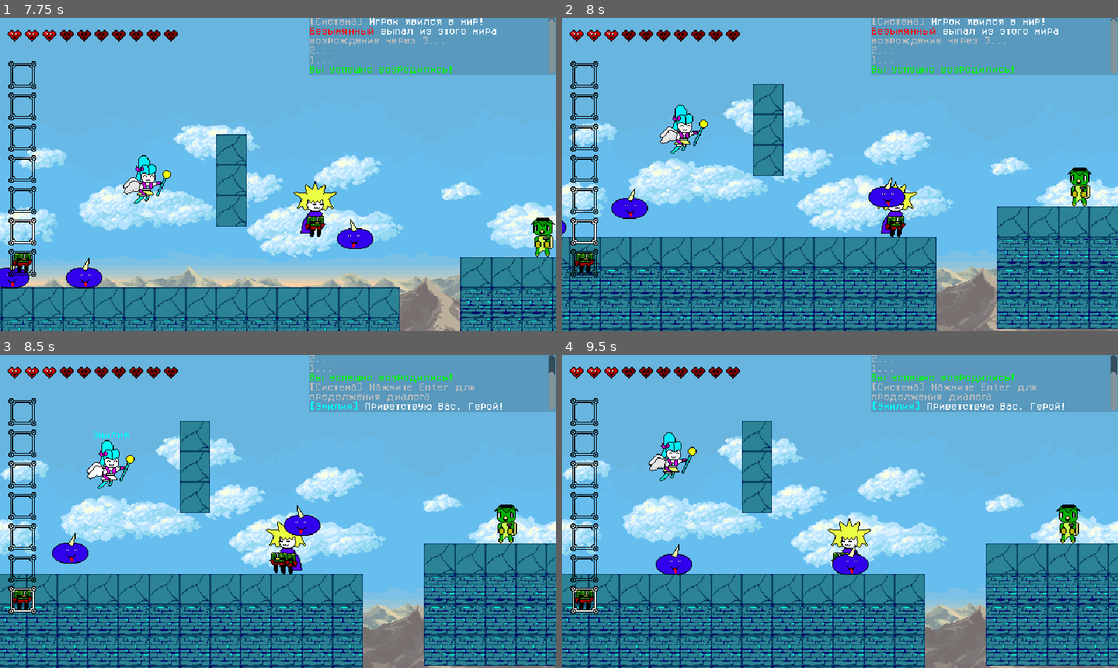
Above: before the commit, frames 1-4 (two rows, left to right).
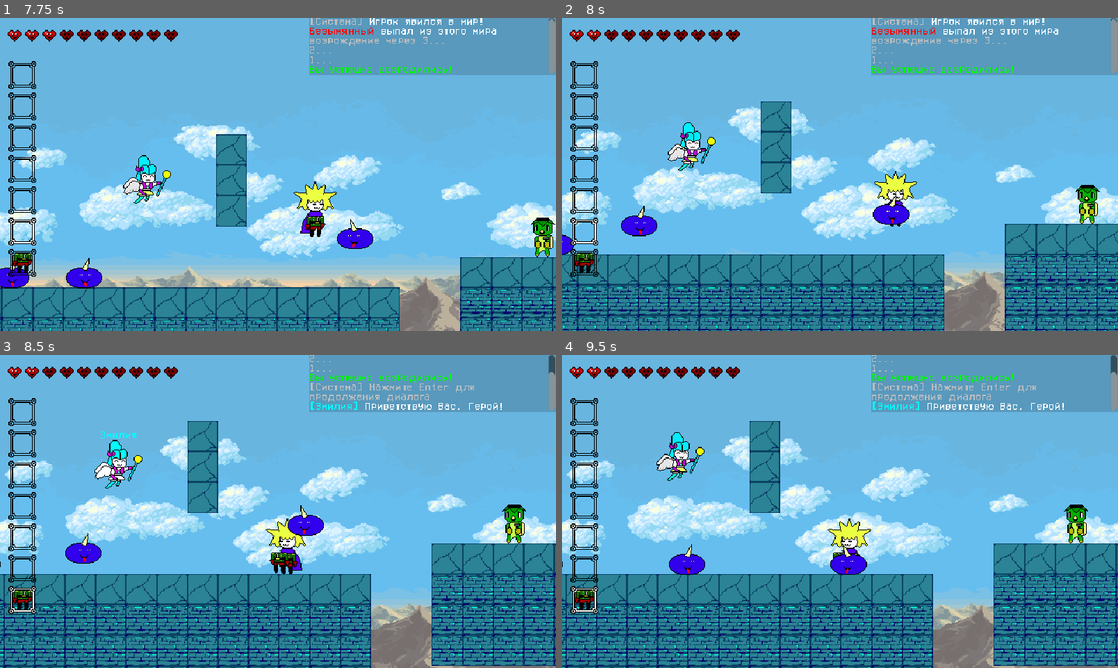
Above: after the commit, the same moments.

Repository: zoomergames/magicia
Game: Godot game, scene res://core/game.tscn
Same seed, same stepped clock (60 frames per second), same inputs: the game is played once before the commit and once after it.
Inputs (mouse positions are in pixels of both pictures, inside the frame that each line leads up to):
- Up to frame 1 (7.75 s): tap Enter (ui_accept) at 0.5 s; move the mouse to (250, 237) at 0.52 s; hold D (move_right) 0.53-2.03 s; click (250, 237) at 0.6 s; tap W (jump) at 0.77, 1.52, 3.02, 3.77, 4.52, 6.02, 6.77, 7.52 s; move the mouse to (444, 221) at 1.27 s; click (444, 221) at 1.35 s; move the mouse to (111, 127) at 2.02 s; hold A (move_left) 2.03-4.28 s; tap Mouse wheel up (next_slot) at 2.1 s; click (111, 127) at 2.3 s; move the mouse to (305, 174) at 2.77 s; tap Mouse wheel down (prev_slot) at 2.85 s; click (305, 174) at 3.05 s; move the mouse to (194, 96) at 3.52 s; tap 1 (slot_1) at 3.6 s; click (194, 96) at 3.8 s; move the mouse to (400, 158) at 4.27 s; hold D (move_right) from 4.28 s (still down); tap 2 (slot_2) at 4.35 s; click (400, 158) at 4.55 s; move the mouse to (166, 190) at 5.02 s; tap 3 (slot_3) at 5.1 s; click (166, 190) at 5.3 s; move the mouse to (333, 105) at 5.77 s; tap 4 (slot_4) at 5.85 s; click (333, 105) at 6.05 s; move the mouse to (250, 237) at 6.52 s; tap 5 (slot_5) at 6.6 s; click (250, 237) at 6.8 s; move the mouse to (444, 221) at 7.27 s; tap 6 (slot_6) at 7.35 s; click (444, 221) at 7.55 s
- Up to frame 2 (8 s): keep holding D (move_right)
- Up to frame 3 (8.5 s): move the mouse to (111, 464) at 8.02 s; release D (move_right) at 8.03 s; hold A (move_left) from 8.03 s (still down); tap 7 (slot_7) at 8.1 s; click (111, 464) at 8.3 s
- Up to frame 4 (9.5 s): keep holding A (move_left); move the mouse to (867, 511) at 8.77 s; click (867, 511) at 8.85 s; tap W (jump) at 9.02 s

Frame 1 is identical in both runs. In frame 2, 33% of the frame differs, in the area x 0-100%, y 4-100%; in frame 3, 20%; in frame 4, 20%.

Commit message:
исправлена система атаки и получения урона: ИИ врагов, их правильные отскоки, парабола получения урона игроком, i-frames неуязвимости и разделение физики по слоям

Diff:
--- a/entities/enemies/enemy_base.gd
+++ b/entities/enemies/enemy_base.gd
@@ -1,6 +1,7 @@
 extends CharacterBody2D
 class_name EnemyBase
 
+# БАЗОВЫЕ НАСТРОЙКИ
 @export var enemy_data: EnemyData
 @export var sprite: Sprite2D
 
@@ -28,6 +29,9 @@
 var max_hp: int
 var current_hp: int
 var is_dead: bool = false
+
+# АТАКА
+var damage: int
 
 # ФИЗИКА
 var speed: float
@@ -45,11 +49,13 @@
 		max_hp = enemy_data.max_hp
 		speed = enemy_data.speed + randf_range(-15.0, 15.0)
 		display_name = enemy_data.enemy_name # Присваиваем имя из ресурса самой ноде
+		damage = enemy_data.damage
 	else:
 		# На всякий случай ставим стандартные статы, если забыли прикрепить ресурс
 		max_hp = 50
 		speed = 50.0
 		printerr("Забыли прикрепить файл-ресурс .tres в инспекторе у врага: ", name)
+		damage = 100
 
 	# Только ПОСЛЕ того, как max_hp заполнился, приравниваем текущее здоровье
 	current_hp = max_hp
@@ -206,6 +212,14 @@
 		# Прибавляем силу отскока к скорости ходьбы живого врага
 		velocity.x += knockback_velocity.x
 
+
+	# заряжаем зону атаки врага его текущим уроном из ресурса
+	if has_node("HurtBox"):
+		$HurtBox.set_meta("attack_power", damage)
+	elif has_node("Hurtbox"):
+		$Hurtbox.set_meta("attack_power", damage)
+
+
 	move_and_slide()
 
 
--- a/entities/enemies/enemy_data.gd
+++ b/entities/enemies/enemy_data.gd
@@ -3,6 +3,7 @@
 
 @export var enemy_name: String = "Монстр"
 @export var name_color: Color = Color.WHITE
+@export var damage: int = 5
 @export var max_hp: int = 50
 @export var speed: float = 50.0
 @export var level: int = 1
--- a/entities/enemies/magisyanik/magisyanik.tscn
+++ b/entities/enemies/magisyanik/magisyanik.tscn
@@ -11,6 +11,10 @@
 [sub_resource type="CapsuleShape2D" id="CapsuleShape2D_5hsdy"]
 radius = 13.0
 height = 46.0
+
+[sub_resource type="CapsuleShape2D" id="CapsuleShape2D_ooo44"]
+radius = 11.0
+height = 40.0
 
 [node name="Magisyanik" type="CharacterBody2D" unique_id=190714769 node_paths=PackedStringArray("sprite")]
 collision_layer = 4
@@ -36,4 +40,14 @@
 rotation = 1.5707964
 shape = SubResource("CapsuleShape2D_5hsdy")
 
+[node name="HurtBox" type="Area2D" parent="." unique_id=554031461]
+unique_name_in_owner = true
+collision_layer = 32
+collision_mask = 0
+
+[node name="CollisionShape2D" type="CollisionShape2D" parent="HurtBox" unique_id=1427823693]
+position = Vector2(0, 6)
+rotation = 1.5707964
+shape = SubResource("CapsuleShape2D_ooo44")
+
 [connection signal="area_entered" from="HitBox" to="." method="_on_hit_box_area_entered"]
--- a/entities/player/player.gd
+++ b/entities/player/player.gd
@@ -1,17 +1,26 @@
 extends CharacterBody2D
 
+# СПАВН-ПОИНТ
 var spawn_point: Vector2
 
+# СОСТОЯНИЯ
 var is_frozen: bool = false
 var is_dead: bool = false
-
+var has_amulet: bool = false
+
+# ФИЗИКА
 var speed: int = 200
 var jump_velocity: int = -400
 var gravity: int = ProjectSettings.get_setting("physics/2d/default_gravity")
 
+# ЗДОРОВЬЕ
 var current_hp: int = 30
 var max_base_hp: int = 100
+
+var current_magic_hp: int = 0
 var max_magic_hp: int = 100
+
+var invulnerability_timer: float = 0.0
 
 @onready var sprite = %Sprite2D
 @onready var weapon_slot = %WeaponSlot
@@ -97,6 +106,8 @@
 		check_magic_hearts_activation()
 
 func _physics_process(delta: float) -> void:
+	if invulnerability_timer > 0.0:
+		invulnerability_timer -= delta
 	var direction = Input.get_axis("move_left", "move_right")
 
 	if is_frozen or is_dead:
@@ -135,6 +146,29 @@
 			var current_weapon = weapon_slot.get_child(0)
 			current_weapon.try_attack()
 
+
+	# атакуют игрока
+	if not is_dead and invulnerability_timer <= 0.0 and has_node("HitBox"):
+		# var enemy_areas: Array = %HitBox.get_overlapping_areas()
+
+		var query = PhysicsShapeQueryParameters2D.new()
+		query.collide_with_areas = true
+		query.collide_with_bodies = false
+		query.shape = %HitBox.get_node("CollisionShape2D").shape
+		query.transform = %HitBox.global_transform
+		query.collision_mask = 32
+
+		var intersections = get_world_2d().direct_space_state.intersect_shape(query)
+		for result in intersections:
+			var enemy_area = result.collider as Area2D
+			if enemy_area and enemy_area.has_meta("attack_power"):
+				print("[ОТЛАДКА ИГРОКА]: Нашёл метаданные урона врага! Вызываю take_damage.")
+				var damage_area = enemy_area.get_meta("attack_power")
+				take_damage(damage_area, enemy_area)
+				break
+			else:
+				print("[ОТЛАДКА ИГРОКА]: Ошибка! На зоне врага НЕТ метаданных 'attack_power'.")
+
 	move_and_slide()
 	die_in_abyss()
 
@@ -182,8 +216,53 @@
 	max_magic_hp = 0
 	Global.update_hearts_display()
 
-
-# Внутри player.gd
+func take_damage(amount: int, enemy_area: Area2D):
+	if is_dead:
+		return
+
+	current_hp -= amount
+	invulnerability_timer = 0.5
+	print("[ИГРОК] Получил урон: ", amount, ". Осталось ХП: ", current_hp)
+
+	Global.update_hearts_display()
+	if current_hp <= 0:
+		is_dead = true
+		current_hp = 0
+		_start_death_logic()
+
+	if not is_dead:
+		if enemy_area.global_position.x < global_position.x:
+			velocity.x = 350.0
+		else:
+			velocity.x = -350.0
+		velocity.y = -150.0
+
+
+	if amount:
+		sprite.modulate = Color(10, 1, 1) # Гипер-красный
+		get_tree().create_timer(0.15).timeout.connect(func(): sprite.modulate = Color(1, 1, 1))
+
+
+func _start_death_logic() -> void:
+	visible = false
+
+	Global.log_to_chat("[color=red]%s[/color] был аннигилирован монстрами!" % Global.player_name)
+	await get_tree().create_timer(1.0).timeout
+	Global.log_to_chat("[color=gray]возрождение через 3...[/color]")
+	await get_tree().create_timer(1.0).timeout
+	Global.log_to_chat("[color=gray]2...[/color]")
+	await get_tree().create_timer(1.0).timeout
+	Global.log_to_chat("[color=gray]1...[/color]")
+	await get_tree().create_timer(1.0).timeout
+
+	global_position = spawn_point
+	velocity = Vector2.ZERO
+	visible = true
+	current_hp = 30 # Ваше стартовое ХП при респавне
+	is_dead = false
+	Global.update_hearts_display()
+	Global.log_to_chat("[color=green]Вы успешно возродились![/color]")
+	check_magic_hearts_activation()
 
 func _process(_delta: float) -> void:
 	# 1. ОБРАБОТКА НАЖАТИЯ ЦИФР 1-7
--- a/entities/player/player.tscn
+++ b/entities/player/player.tscn
@@ -8,6 +8,9 @@
 
 [sub_resource type="RectangleShape2D" id="RectangleShape2D_abrql"]
 size = Vector2(20, 51)
+
+[sub_resource type="RectangleShape2D" id="RectangleShape2D_fkugw"]
+size = Vector2(20, 50)
 
 [node name="Player" type="CharacterBody2D" unique_id=152261700]
 collision_layer = 2
@@ -38,3 +41,12 @@
 [node name="WeaponSlot" type="Node2D" parent="." unique_id=1321964726]
 unique_name_in_owner = true
 position = Vector2(9, 23)
+
+[node name="HitBox" type="Area2D" parent="." unique_id=1183752373]
+unique_name_in_owner = true
+collision_layer = 8
+collision_mask = 0
+
+[node name="CollisionShape2D" type="CollisionShape2D" parent="HitBox" unique_id=1661930668]
+position = Vector2(0, 11)
+shape = SubResource("RectangleShape2D_fkugw")
--- a/project.godot
+++ b/project.godot
@@ -108,6 +108,7 @@
 2d_physics/layer_3="Враги"
 2d_physics/layer_4="Хитбокс Игрока"
 2d_physics/layer_5="Хитбокс Врагов"
+2d_physics/layer_6="Атака Врагов"
 
 [physics]
 
